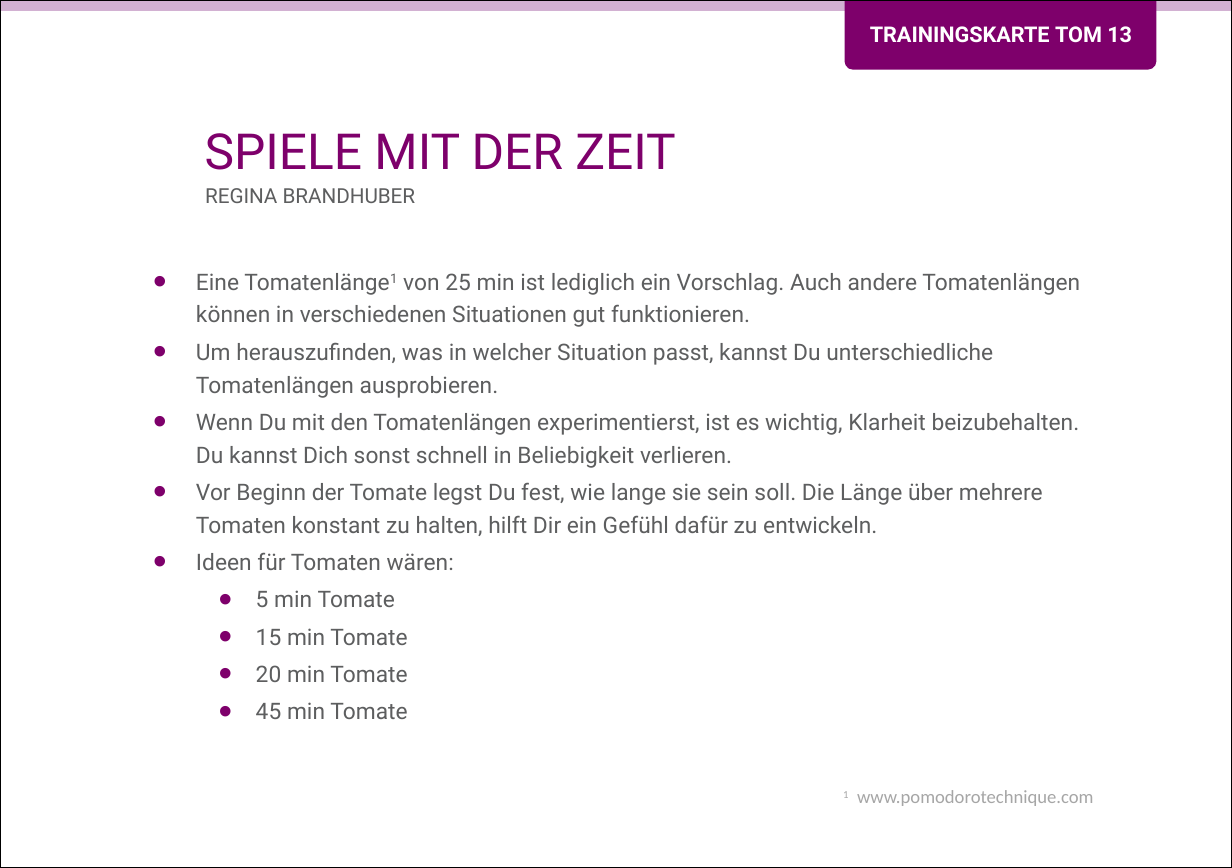
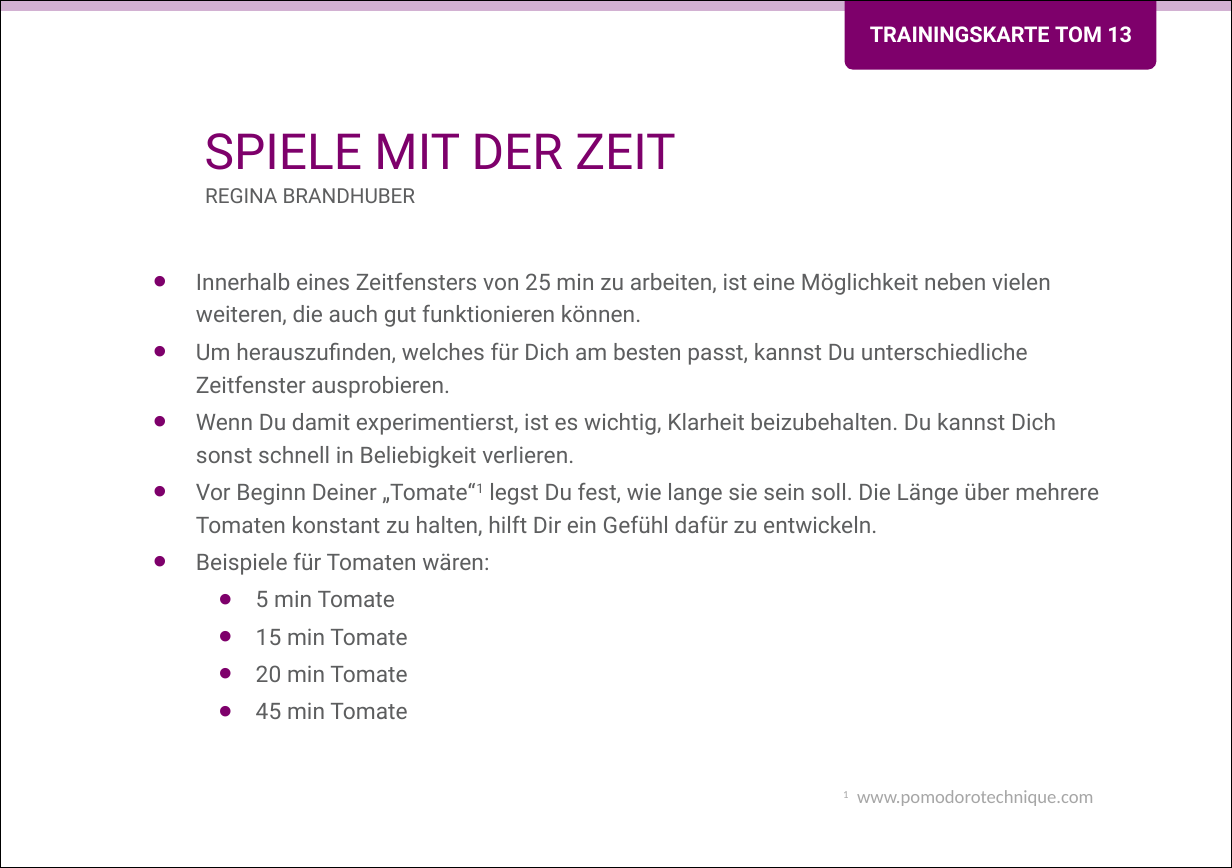
Before and after one commit to Teamtool/training-materials, a slide deck: slide 1 of training-cards/music moves/Tomatoes (TOM)/ger/apprentice/ger_TOM_13_Spiele_mit_der_Zeit_MM_A.pptx. Drawn at 1232x868 pixels with LibreOffice and Linux fonts; fonts in the diff are those of the drawing; background and template pictures are left out. Boxes give left, top, right and bottom in pixels: in the first picture for what was removed or moved away, otherwise in the second. Text is boxed around its words. In the diff, an @@ line names an element or a change of style, - is before the commit and + after.

```diff
--- a/training-cards/music moves/Tomatoes (TOM)/ger/apprentice/ger_TOM_13_Spiele_mit_der_Zeit_MM_A.pptx
+++ b/training-cards/music moves/Tomatoes (TOM)/ger/apprentice/ger_TOM_13_Spiele_mit_der_Zeit_MM_A.pptx
@@ text at [196, 272, 1099, 575]: text changed @@
-• Eine Tomatenlänge1 von 25 min ist lediglich ein Vorschlag. Auch andere Tomatenlängen können in verschiedenen Situationen gut funktionieren.
-• Um herauszufinden, was in welcher Situation passt, kannst Du unterschiedliche Tomatenlängen ausprobieren.
-• Wenn Du mit den Tomatenlängen experimentierst, ist es wichtig, Klarheit beizubehalten. Du kannst Dich sonst schnell in Beliebigkeit verlieren.
-• Vor Beginn der Tomate legst Du fest, wie lange sie sein soll. Die Länge über mehrere Tomaten konstant zu halten, hilft Dir ein Gefühl dafür zu entwickeln.
-• Ideen für Tomaten wären:
+• Innerhalb eines Zeitfensters von 25 min zu arbeiten, ist eine Möglichkeit neben vielen weiteren, die auch gut funktionieren können.
+• Um herauszufinden, welches für Dich am besten passt, kannst Du unterschiedliche Zeitfenster ausprobieren.
+• Wenn Du damit experimentierst, ist es wichtig, Klarheit beizubehalten. Du kannst Dich sonst schnell in Beliebigkeit verlieren.
+• Vor Beginn Deiner „Tomate“1 legst Du fest, wie lange sie sein soll. Die Länge über mehrere Tomaten konstant zu halten, hilft Dir ein Gefühl dafür zu entwickeln.
+• Beispiele für Tomaten wären:
```
Also in this commit, not shown: 1 other slide changed.
